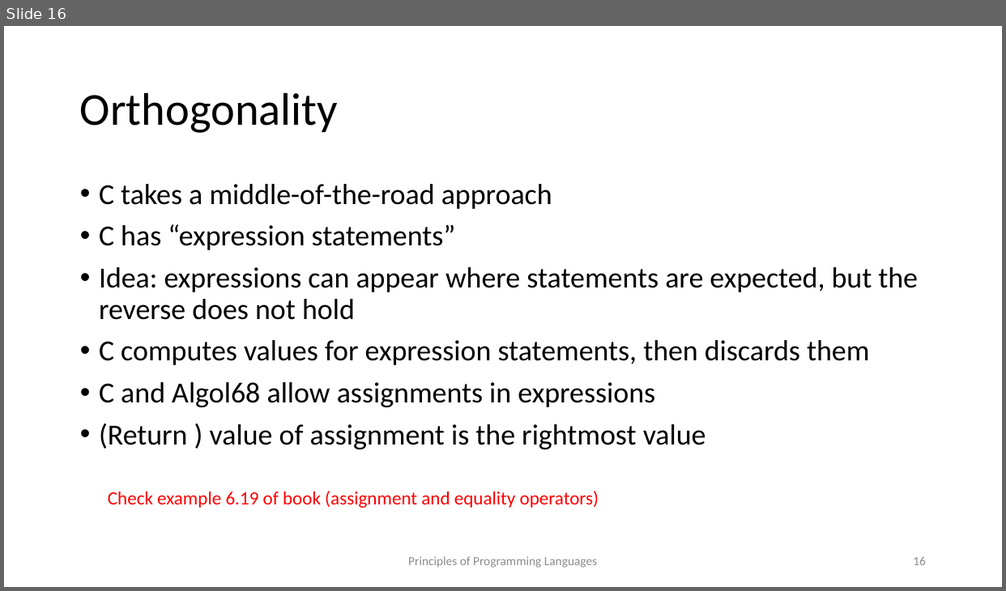
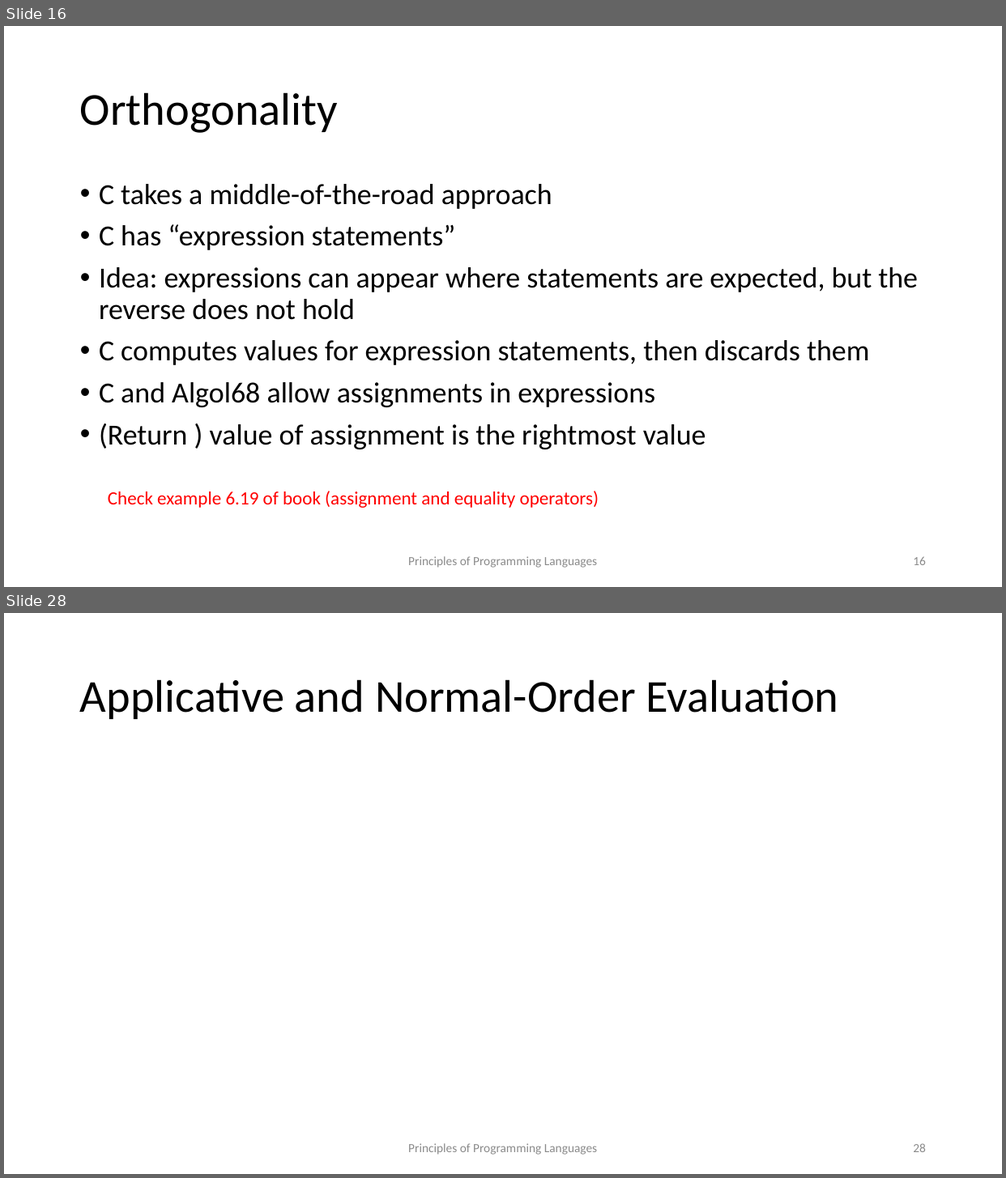
Before and after one commit to kongm/pl-design, a slide deck: control-flow.pptx. Shown one above the other, each under a label of ours: slide 16 before the commit, slides 16 and 28 after it; the slides between them are not shown. The pictures are 1006x591 and 1006x1178 pixels, drawn with LibreOffice and Linux fonts; fonts in the diff are those of the drawing. Boxes give left, top, right and bottom in pixels: in the first picture for what was removed or moved away, otherwise in the second. Text is boxed around its words. In the diff, an @@ line names an element or a change of style, - is before the commit and + after.

```diff
--- a/control-flow.pptx
+++ b/control-flow.pptx
@@ slide 28 added at <box>4,613,1002,1174</box>, background #FFFFFF @@
@@ title added at <box>80,679,839,719</box>, 44 pt, text #000000 @@
+Applicative and Normal-Order Evaluation
@@ text added at <box>408,1144,597,1155</box>, 12 pt, text #8C8C8C @@
+Principles of Programming Languages
@@ page number added at <box>913,1144,926,1152</box>, 12 pt, text #8C8C8C @@
+28
```
Also in this commit, not shown: 12 other slides added, 1 other file.
